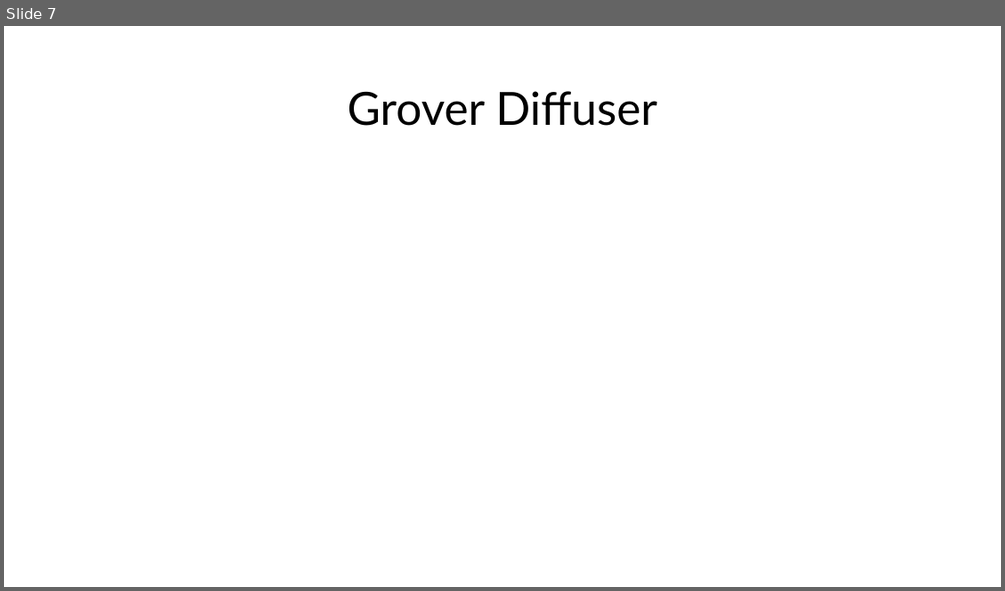
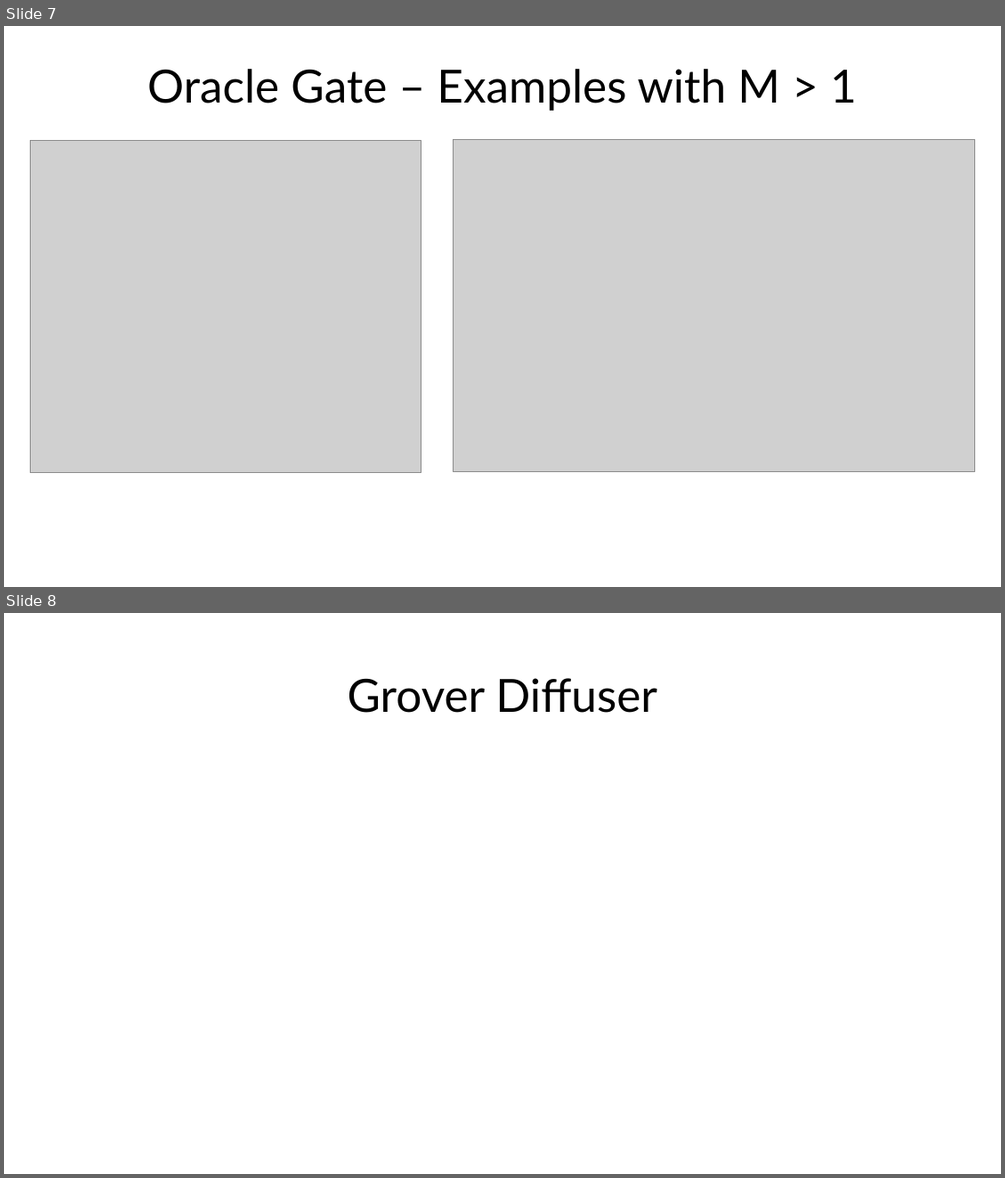
Before and after one commit to MatteoAgu12/Grover-Quantum-Search, a slide deck: Grover.pptx. Shown one above the other, each under a label of ours: slide 7 before the commit, slides 7 and 8 after it. The pictures are 1005x591 and 1005x1178 pixels, drawn with LibreOffice and Linux fonts; fonts in the diff are those of the drawing; grey boxes stand for pictures. Boxes give left, top, right and bottom in pixels: in the first picture for what was removed or moved away, otherwise in the second. Text is boxed around its words. In the diff, an @@ line names an element or a change of style, - is before the commit and + after.

```diff
--- a/Grover.pptx
+++ b/Grover.pptx
@@ slide 7 added at (x1=4, y1=26, x2=1001, y2=587), background #FFFFFF @@
@@ title added at (x1=147, y1=69, x2=857, y2=111), 44 pt, text #000000 @@
+Oracle Gate – Examples with M > 1
@@ picture added at (x1=30, y1=141, x2=421, y2=472) @@
@@ picture added at (x1=453, y1=140, x2=975, y2=471) @@
@@ what was slide 7 is now slide 8 @@
```
Also in this commit, not shown: 1 slide removed.
